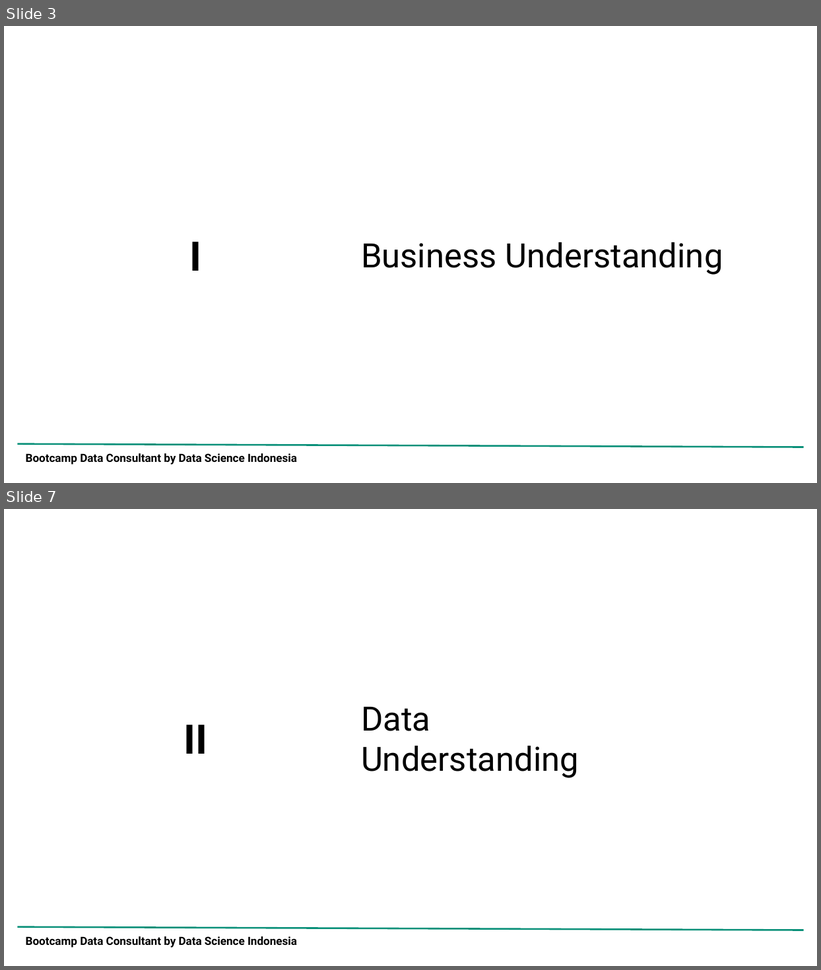
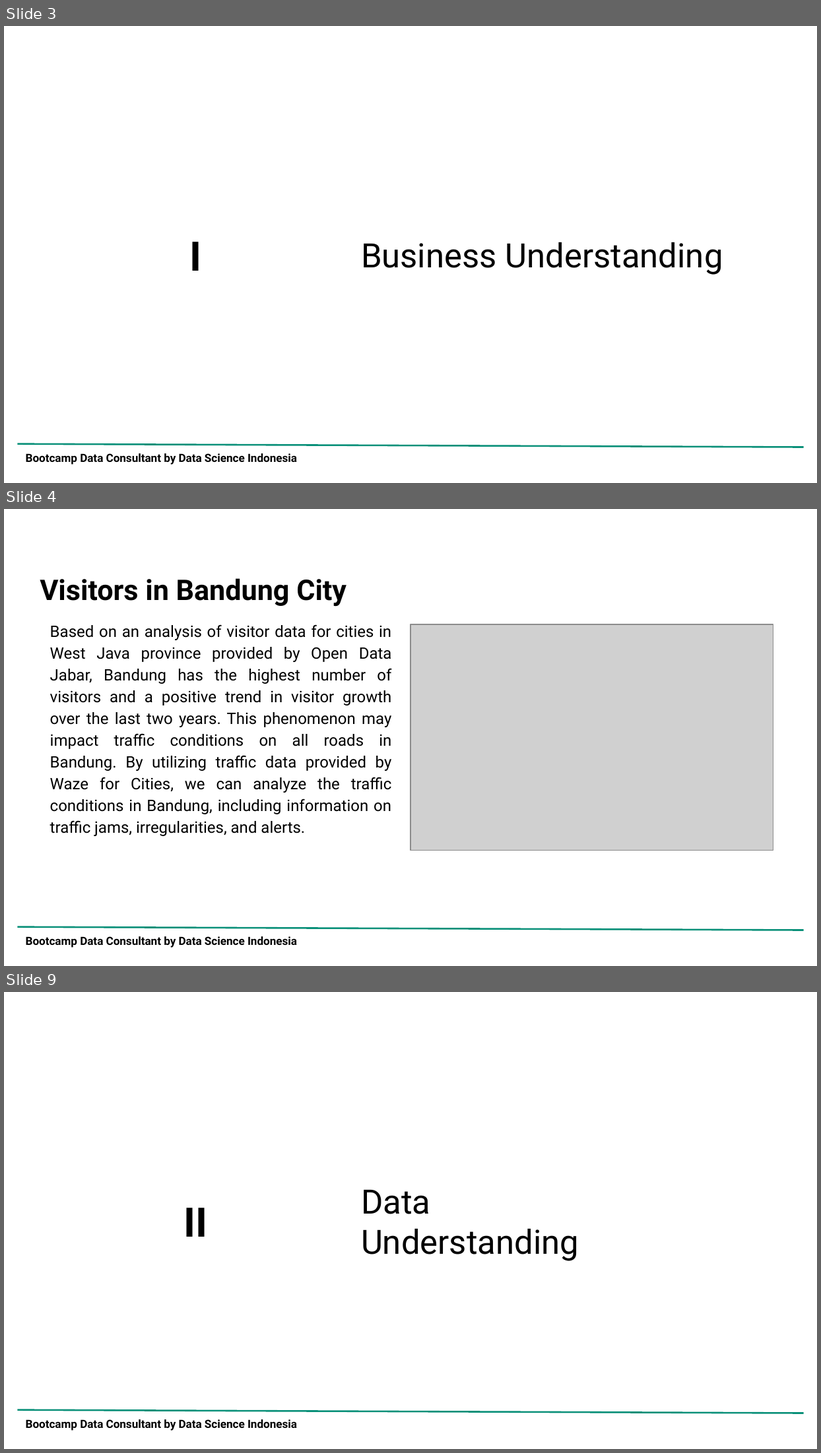
Before and after one commit to adrn-mm/DSLS_Mini-Project-DS_Adrian-Maulana-Muhammad, a slide deck: reports/Project Report_Mini Project DS_Adrian Maulana Muhammad.pptx. Shown one above the other, each under a label of ours: slides 3 and 7 before the commit, slides 3, 4 and 9 after it; the slides between them are not shown. The pictures are 821x970 and 821x1453 pixels, drawn with LibreOffice and Linux fonts; fonts in the diff are those of the drawing; grey boxes stand for pictures; background and template pictures are left out. Boxes give left, top, right and bottom in pixels: in the first picture for what was removed or moved away, otherwise in the second. Text is boxed around its words. In the diff, an @@ line names an element or a change of style, - is before the commit and + after.

```diff
--- a/reports/Project Report_Mini Project DS_Adrian Maulana Muhammad.pptx
+++ b/reports/Project Report_Mini Project DS_Adrian Maulana Muhammad.pptx
@@ slide 4 added at (4, 509, 817, 966), background picture (left out); not listed: 2 template elements that a slide beside it also shows @@
@@ title added at (40, 578, 347, 607), 25.2 pt, text #000000, bold @@
+Visitors in Bandung City
@@ text added at (50, 625, 392, 836), 14 pt, text #000000 @@
+Based on an analysis of visitor data for cities in West Java province provided by Open Data Jabar, Bandung has the highest number of visitors and a positive trend in visitor growth over the last two years. This phenomenon may impact traffic conditions on all roads in Bandung. By utilizing traffic data provided by Waze for Cities, we can analyze the traffic conditions in Bandung, including information on traffic jams, irregularities, and alerts.
@@ picture added at (411, 625, 773, 850) @@
@@ what was slide 7 is now slide 9 @@
```
Also in this commit, not shown: 7 slides changed, 33 other slides added, 6 slides removed, 4 other files.
